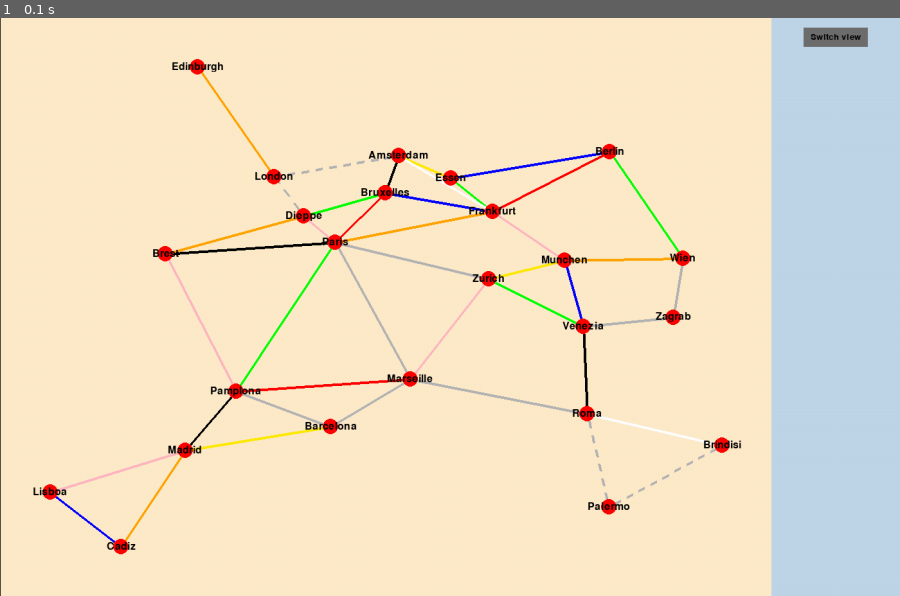
Above: before the commit, frame 1.
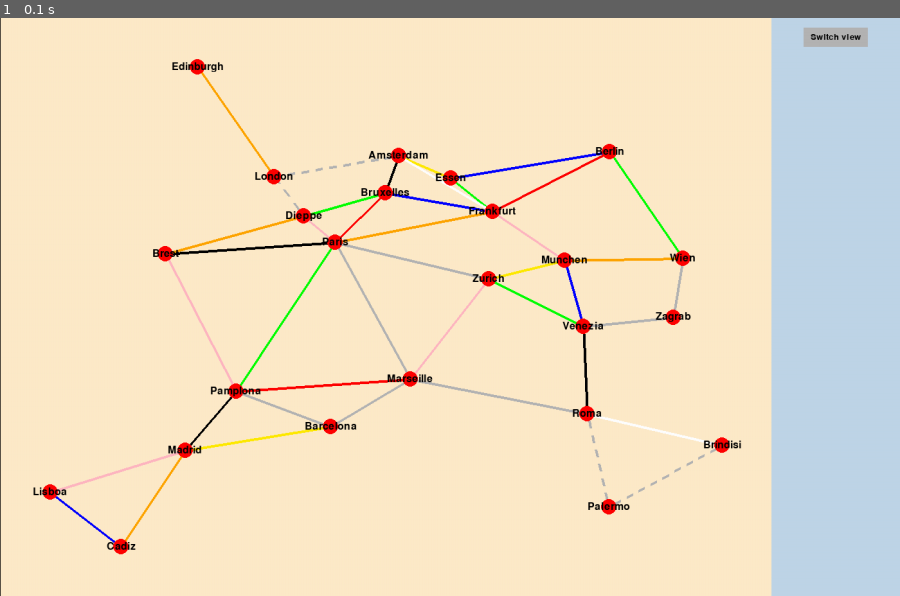
Above: after the commit, the same moment.

Repository: lennard134/TicketToRideLAMAS
Game: pygame game, started from src/pygame_test.py
Same seed, same stepped clock (60 frames per second), same inputs: the game is played once before the commit and once after it.
Inputs:
- Up to frame 1 (0.1 s): no input

The runs differ from the first frame. In frame 1, 0.2% of the frame differs, in the area x 89-97%, y 1-6%.

Commit message:
Update pygame_test.py

Diff:
--- a/src/pygame_test.py
+++ b/src/pygame_test.py
@@ -5,6 +5,7 @@
 # TODO: take care of ferries
 #       consider ownership
 #       check double connections
+#       Relations in state space
 
 # Modules
 import math
@@ -22,6 +23,7 @@
 PANEL_WIDTH = 200
 WIDTH_BUFFER = 2
 HEIGHT_BUFFER = 2
+BUFFER_FACTOR = 20
 LINE_THICKNESS = 4
 RADIUS = 12
 COLOURS = {
@@ -111,10 +113,23 @@
                 for n in range(int(exclude_corners), dash_amount - int(exclude_corners), 2)]
 
     def compute_circular_coordinates(self, num: int) -> list[tuple[float, float]]:
-        r = (min(CONTENT_WIDTH, SCREEN_HEIGHT) - WIDTH_BUFFER) / 2
+        """
+        Returns a list of num points on a circle
+        """
+        if num == 0:
+            num = 1000
+        r = (min(CONTENT_WIDTH, SCREEN_HEIGHT) - WIDTH_BUFFER * BUFFER_FACTOR) / 2
         points = [(int(math.cos(2 * math.pi / num * x) * r + CONTENT_WIDTH / 2),
                    int(math.sin(2 * math.pi / num * x) * r + SCREEN_HEIGHT / 2)) for x in range(0, num + 1)]
         return points
+
+    def check_button_collision(self, button_x_left, button_y_top, button_x_right, button_y_bottom, mouse):
+        """
+        Returns True if the mouse is above the button, else False
+        """
+        return SCREEN_WIDTH - PANEL_WIDTH + button_x_left <= mouse[0] \
+                <= SCREEN_WIDTH - PANEL_WIDTH + button_x_right and button_y_top <= mouse[1] \
+                <= button_y_bottom
 
     def draw_ttr_board(self, contents: pygame.Surface) -> pygame.Surface:
         """
@@ -200,12 +215,25 @@
         coordinates = self.compute_circular_coordinates(len(model.worlds))
 
         for coordinate_tuple in coordinates:
-            pygame.draw.circle(contents, (255, 0, 0), (x, y), radius=RADIUS)
+            pygame.draw.circle(contents, (255, 0, 0), coordinate_tuple, radius=RADIUS)
 
         return contents
 
     def draw_side_panel(self, side_panel: pygame.Surface, mouse):
         pass
+
+    def draw_button(self, surface, button_x_left, button_y_top, button_x_right, button_y_bottom, mouse):
+        """
+        Function responsible for drawing a single button in the provided surface (side panel)
+        """
+        if SCREEN_WIDTH - PANEL_WIDTH + button_x_left <= mouse[0] <= SCREEN_WIDTH - PANEL_WIDTH + button_x_right \
+                and button_y_top <= mouse[1] <= button_y_bottom:
+            pygame.draw.rect(surface, BUTTON_COLOUR_DARK,
+                             [button_x_left, BUTTON_HEIGHT / 2, BUTTON_WIDTH, BUTTON_HEIGHT])
+        else:
+            pygame.draw.rect(surface, BUTTON_COLOUR_LIGHT,
+                             [button_x_left, BUTTON_HEIGHT / 2, BUTTON_WIDTH, BUTTON_HEIGHT])
+        return surface
 
     def run(self):
         """
@@ -240,9 +268,8 @@
                 if event.type == pygame.QUIT:
                     running = False
                 elif event.type == pygame.MOUSEBUTTONDOWN:
-                    if SCREEN_WIDTH - PANEL_WIDTH + button_x_left <= mouse[0] \
-                            <= SCREEN_WIDTH - PANEL_WIDTH + button_x_right and BUTTON_HEIGHT / 2 <= mouse[1] \
-                            <= BUTTON_HEIGHT / 2 + BUTTON_HEIGHT:
+                    if self.check_button_collision(button_x_left, BUTTON_HEIGHT / 2,
+                                                   button_x_right, BUTTON_HEIGHT / 2 + BUTTON_HEIGHT, mouse):
                         show_board = False if show_board else True
 
             if show_board:
@@ -250,13 +277,8 @@
             else:
                 contents = self.draw_state_space(contents)
 
-            if SCREEN_WIDTH - PANEL_WIDTH + button_x_left <= mouse[0] <= SCREEN_WIDTH - PANEL_WIDTH + button_x_right \
-                    and BUTTON_HEIGHT / 2 <= mouse[1] <= BUTTON_HEIGHT / 2 + BUTTON_HEIGHT:
-                pygame.draw.rect(side_panel, BUTTON_COLOUR_LIGHT,
-                                 [button_x_left, BUTTON_HEIGHT / 2, BUTTON_WIDTH, BUTTON_HEIGHT])
-            else:
-                pygame.draw.rect(side_panel, BUTTON_COLOUR_DARK,
-                                 [button_x_left, BUTTON_HEIGHT / 2, BUTTON_WIDTH, BUTTON_HEIGHT])
+            side_panel = self.draw_button(side_panel, button_x_left, BUTTON_HEIGHT / 2,
+                                          button_x_right, BUTTON_HEIGHT / 2 + BUTTON_HEIGHT, mouse)
 
             font1 = pygame.font.SysFont('chalkduster.ttf', 20)
             text = font1.render("Switch view", True, (0, 0, 0))
